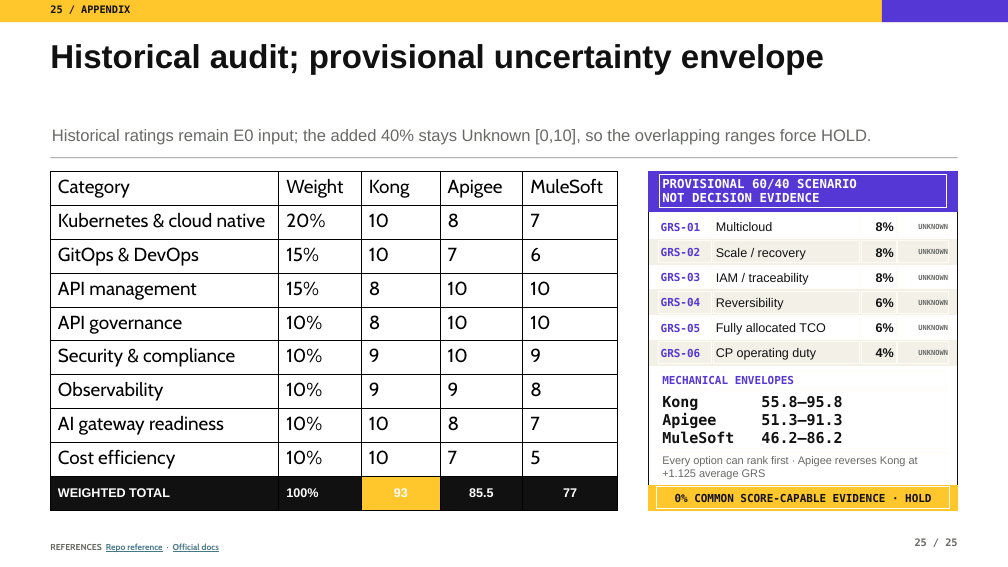
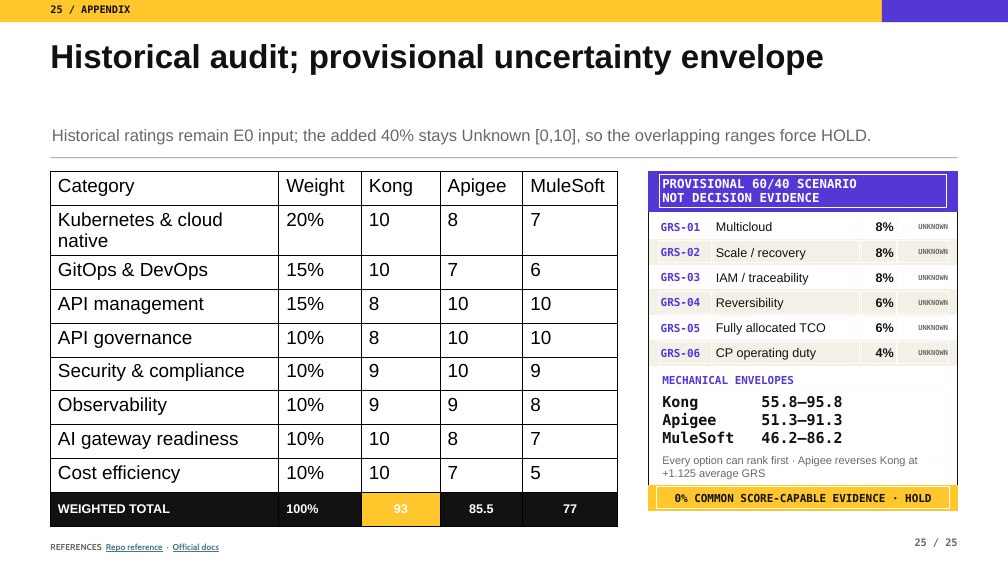
Before and after one commit to tomqwu/apim, a slide deck: slide 25 of presentations/kong-platform-journey-guided.pptx. Drawn at 1008x567 pixels with LibreOffice and Linux fonts; fonts in the diff are those of the drawing. Boxes give left, top, right and bottom in pixels: in the first picture for what was removed or moved away, otherwise in the second. Text is boxed around its words. In the diff, an @@ line names an element or a change of style, - is before the commit and + after.

```diff
--- a/presentations/kong-platform-journey-guided.pptx
+++ b/presentations/kong-platform-journey-guided.pptx
@@ table at (51, 172, 617, 517) @@
@@ font Cabin to Arial in "Category", "Weight", "Kong", "Apigee" and 41 more places @@
```
Also in this commit, not shown: 8 other slides changed, 12 other files.
